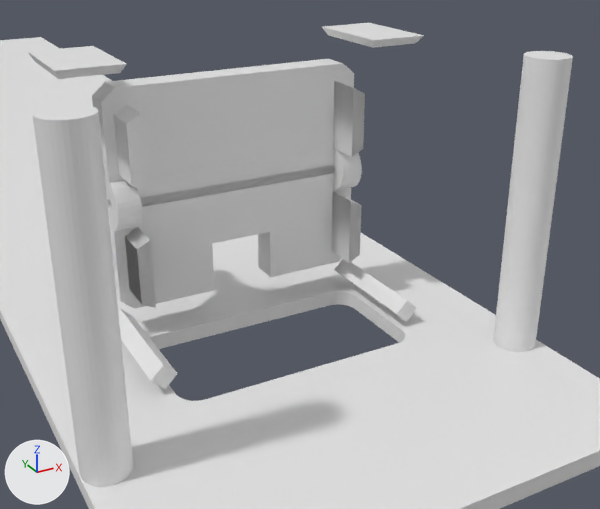
An edit to the Blender file quad-gimbal/quad-gimbal.blend, drawn before and after from the same camera.
One viewpoint serves both versions: a camera (50 mm lens) standing at (-40.4, -44.7, 51.5) and looking at (2.9, 33.9, 12.2). The axes (+X, +Y, +Z) are drawn at lower left. The lights are the same throughout.
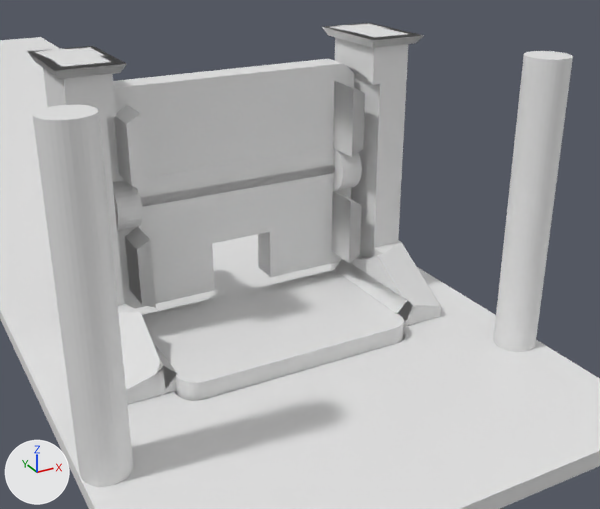
The change in detail:
Object '02 Positive' (ob_02_positive) is now shown.

Where the change shows, as pixel boxes (x1, y1, x2, y2) in the pictures (600 x 509 px):
'02 Positive', shown
    after: (27, 23, 441, 405)
'Cube.006', unchanged, covered by the edit
    before: (27, 46, 126, 79)
    after: (30, 46, 124, 71)
'Cube.011', unchanged, covered by the edit
    before: (118, 309, 178, 389)
    after: (151, 343, 177, 389)
'Cube.005', unchanged, covered by the edit
    before: (322, 23, 424, 48)
    after: (324, 23, 422, 46)
'Cube.010', unchanged, covered by the edit
    before: (334, 259, 417, 322)
    after: (335, 260, 416, 322)
